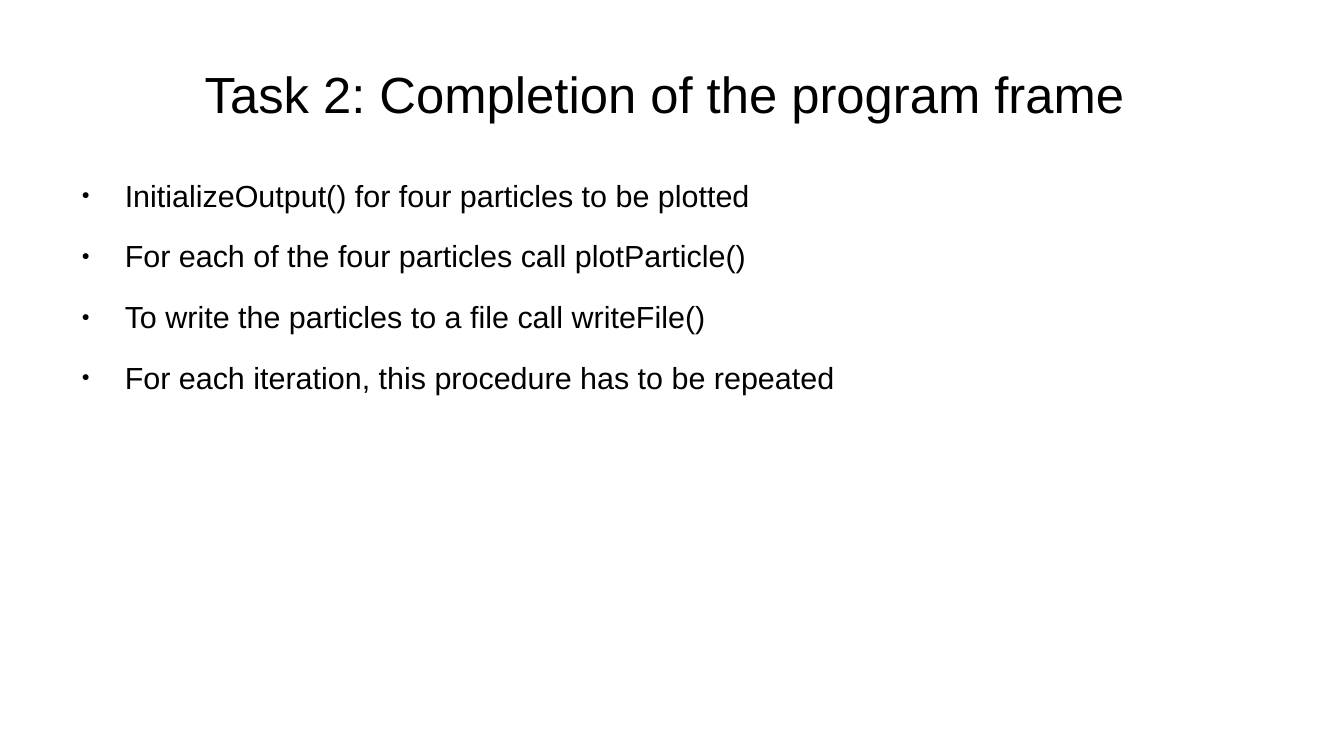
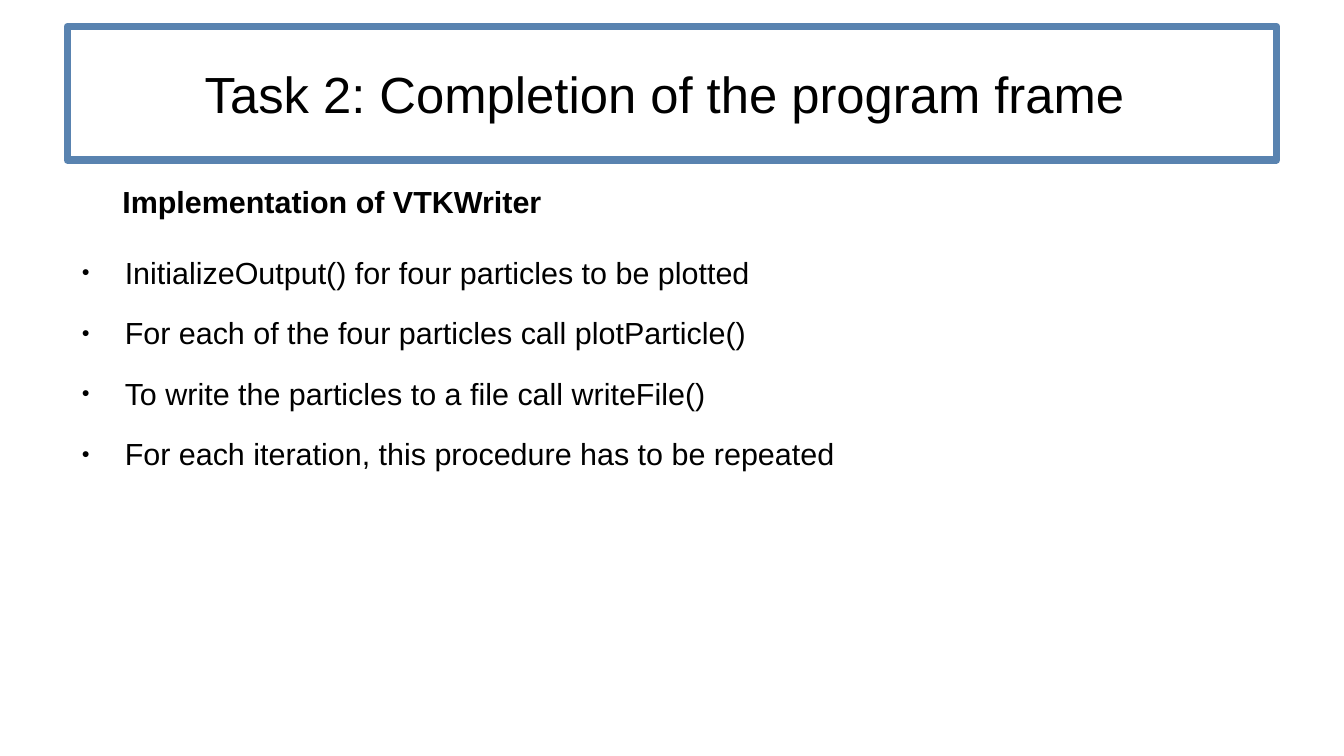
Before and after one commit to lneef/PSEMolDyn_Group1, a slide deck: slide 3 of Sheet1.odp. Drawn at 1344x756 pixels with LibreOffice and Linux fonts; fonts in the diff are those of the drawing. Boxes give left, top, right and bottom in pixels: in the first picture for what was removed or moved away, otherwise in the second. Text is boxed around its words. In the diff, an @@ line names an element or a change of style, - is before the commit and + after.

```diff
--- a/Sheet1.odp
+++ b/Sheet1.odp
@@ title "Task 2: Completion of the ...": place and size @@
-title "Task 2: Completion of the ..." at (205,76,1124,124)
+title "Task 2: Completion of the ..." at (67,27,1277,160)
@@ title "Task 2: Completion of the ..." at (67,27,1277,160): outline none to #5983B0 4.25 pt @@
@@ text added at (122,191,541,219), 18 pt, text #000000, bold @@
+Implementation of VTKWriter
@@ text "InitializeOutput() for four particles to ...": place and size @@
-text "InitializeOutput() for four particles to ..." at (125,185,834,394)
+text "InitializeOutput() for four particles to ..." at (125,262,834,471)
```
Also in this commit, not shown: 8 other slides changed.
